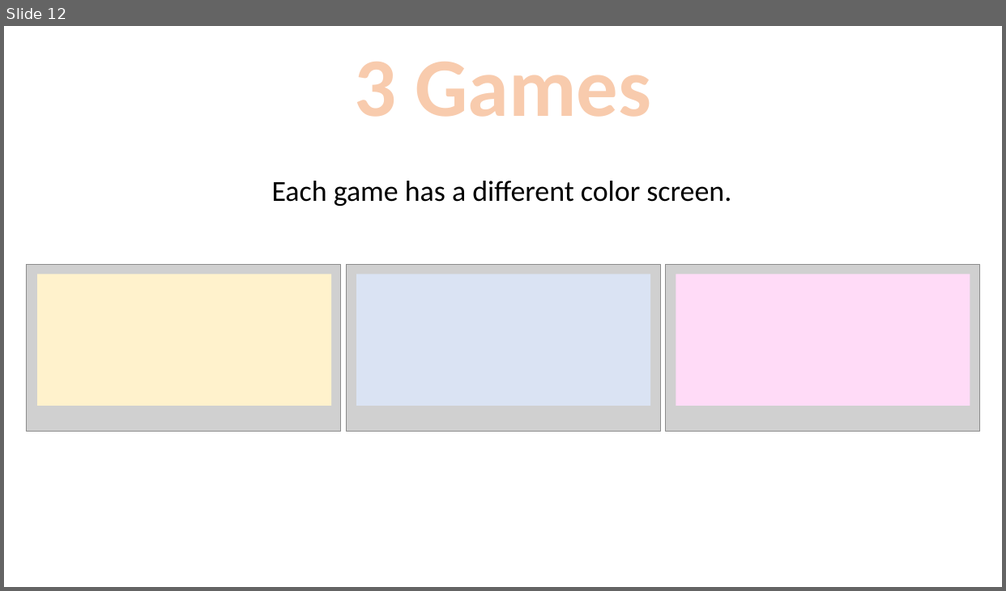
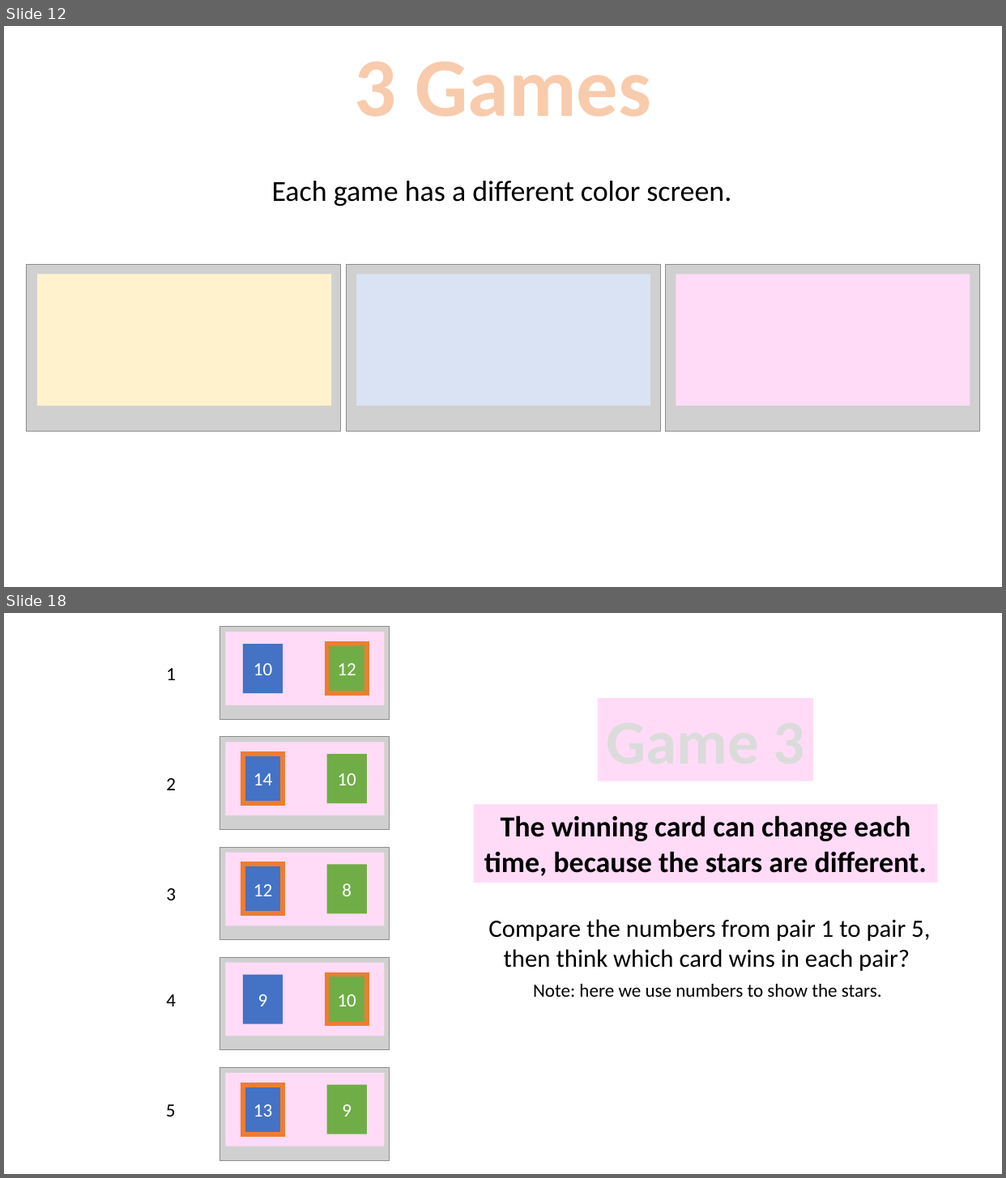
Before and after one commit to LillianXu2019/LUX-RL, a slide deck: images/task_instructions_lux.pptx. Shown one above the other, each under a label of ours: slide 12 before the commit, slides 12 and 18 after it; the slides between them are not shown. The pictures are 1006x591 and 1006x1178 pixels, drawn with LibreOffice and Linux fonts; fonts in the diff are those of the drawing; grey boxes stand for pictures. Boxes give left, top, right and bottom in pixels: in the first picture for what was removed or moved away, otherwise in the second. Text is boxed around its words. In the diff, an @@ line names an element or a change of style, - is before the commit and + after.

```diff
--- a/images/task_instructions_lux.pptx
+++ b/images/task_instructions_lux.pptx
@@ slide 18 added at (x1=4, y1=613, x2=1002, y2=1174), background #FFFFFF @@
@@ rectangle added at (x1=243, y1=644, x2=283, y2=693), fill #4472C4, 18 pt, text #FFFFFF @@
+10
@@ group added at (x1=219, y1=627, x2=390, y2=1161): 10 rectangles, 5 pictures @@
+12
+13
+14
+10
+12
@@ text added at (x1=166, y1=668, x2=176, y2=680), 18 pt, text #000000 @@
+1
@@ rectangle added at (x1=598, y1=698, x2=813, y2=781), fill #FFDBF7 @@
@@ rectangle added at (x1=326, y1=755, x2=366, y2=804), fill #70AD47, 18 pt, text #FFFFFF @@
+10
@@ text added at (x1=166, y1=778, x2=176, y2=790), 18 pt, text #000000 @@
+2
@@ rectangle added at (x1=473, y1=805, x2=938, y2=883), fill #FFDBF7, 28 pt, text #000000, bold @@
+The winning card can change each time, because the stars are different.
@@ rectangle added at (x1=326, y1=865, x2=366, y2=914), fill #70AD47, 18 pt, text #FFFFFF @@
+8
@@ text added at (x1=166, y1=888, x2=176, y2=901), 18 pt, text #000000 @@
+3
@@ text added at (x1=488, y1=919, x2=930, y2=971), 24 pt, text #000000 @@
+Compare the numbers from pair 1 to pair 5, then think which card wins in each pair?
@@ rectangle added at (x1=243, y1=974, x2=283, y2=1024), fill #4472C4, 18 pt, text #FFFFFF @@
+9
@@ text added at (x1=166, y1=995, x2=176, y2=1007), 18 pt, text #000000 @@
+4
@@ text added at (x1=533, y1=984, x2=882, y2=997), 18 pt, text #000000 @@
+Note: here we use numbers to show the stars.
@@ rectangle added at (x1=326, y1=1085, x2=366, y2=1135), fill #70AD47, 18 pt, text #FFFFFF @@
+9
@@ text added at (x1=166, y1=1105, x2=176, y2=1117), 18 pt, text #000000 @@
+5
```
Also in this commit, not shown: 10 slides changed, 13 other slides added, 15 other files.
